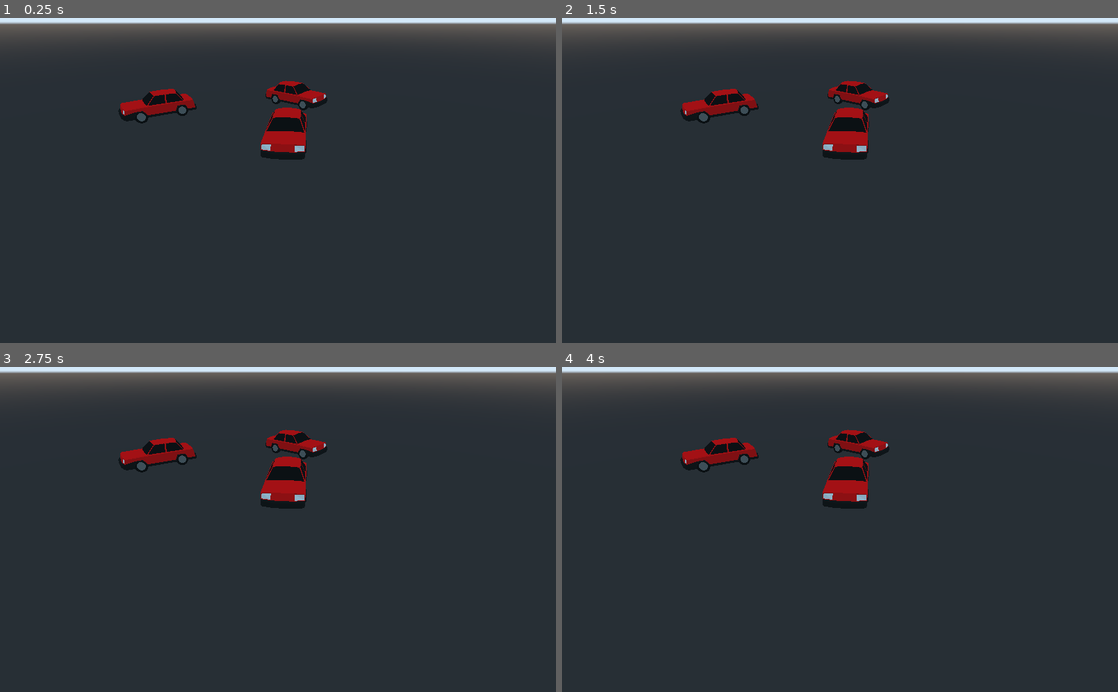
Above: before the commit, frames 1-4 (two rows, left to right).
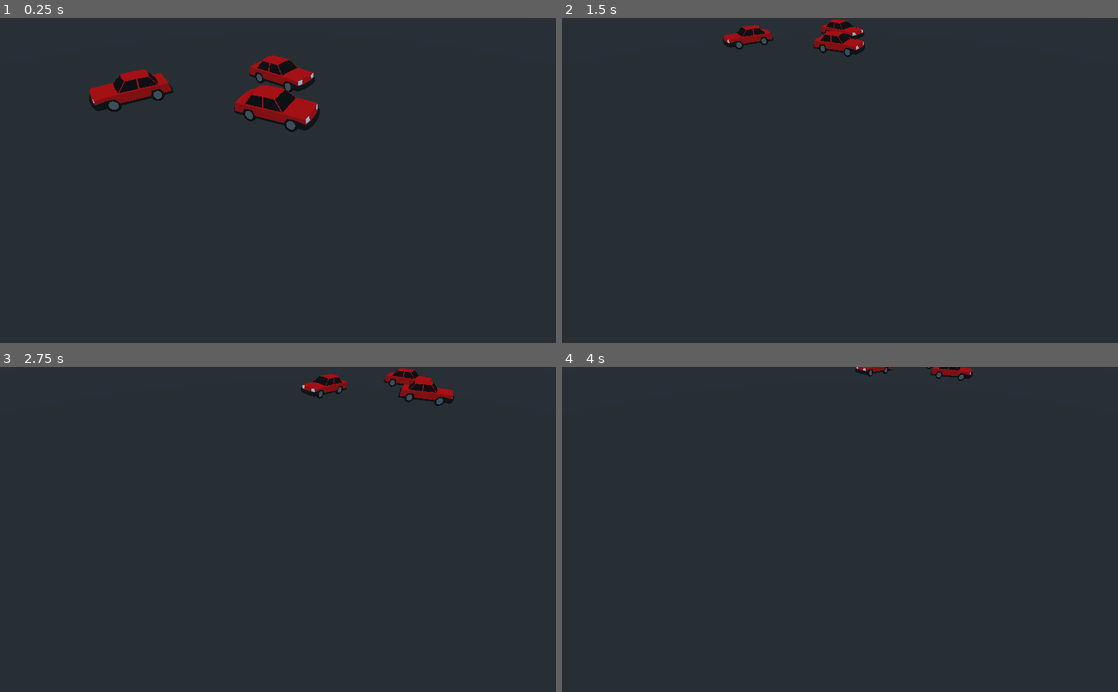
Above: after the commit, the same moments.

Repository: shanart/godot_rts_camera
Game: Godot game, scene res://src/Main.tscn
Same seed, same stepped clock (60 frames per second), same inputs: the game is played once before the commit and once after it.
Inputs:
- Up to frame 1 (0.25 s): no input
- Up to frame 2 (1.5 s): tap Enter at 0.5 s; hold S (camera_backward, bound only after the commit) 0.53-1.28 s; tap W (camera_forward, bound only after the commit) at 0.8, 1.35 s
- Up to frame 3 (2.75 s): tap A (camera_left, bound only after the commit) at 1.55 s; tap Space at 2 s; hold A (camera_left, bound only after the commit) from 2.03 s (still down); tap D (camera_right, bound only after the commit) at 2.3 s
- Up to frame 4 (4 s): release A (camera_left, bound only after the commit) at 2.78 s; tap D (camera_right, bound only after the commit) at 2.85 s; tap S (camera_backward, bound only after the commit) at 3.05 s; tap Enter at 3.5 s; hold S (camera_backward, bound only after the commit) from 3.53 s (still down); tap W (camera_forward, bound only after the commit) at 3.8 s

The runs differ from the first frame. In frame 1, 12% of the frame differs, in the area x 0-100%, y 0-44%; in frame 2, 9.9%; in frame 3, 9.9%; in frame 4, 9.3%.

Commit message:
CU-bcy697 basic WASD camera move

Diff:
--- a/project.godot
+++ b/project.godot
@@ -19,6 +19,29 @@
 run/main_scene="res://src/Main.tscn"
 config/icon="res://Assets/icon.png"
 
+[input]
+
+camera_forward={
+"deadzone": 0.5,
+"events": [ Object(InputEventKey,"resource_local_to_scene":false,"resource_name":"","device":0,"alt":false,"shift":false,"control":false,"meta":false,"command":false,"pressed":false,"scancode":87,"unicode":0,"echo":false,"script":null)
+ ]
+}
+camera_backward={
+"deadzone": 0.5,
+"events": [ Object(InputEventKey,"resource_local_to_scene":false,"resource_name":"","device":0,"alt":false,"shift":false,"control":false,"meta":false,"command":false,"pressed":false,"scancode":83,"unicode":0,"echo":false,"script":null)
+ ]
+}
+camera_left={
+"deadzone": 0.5,
+"events": [ Object(InputEventKey,"resource_local_to_scene":false,"resource_name":"","device":0,"alt":false,"shift":false,"control":false,"meta":false,"command":false,"pressed":false,"scancode":65,"unicode":0,"echo":false,"script":null)
+ ]
+}
+camera_right={
+"deadzone": 0.5,
+"events": [ Object(InputEventKey,"resource_local_to_scene":false,"resource_name":"","device":0,"alt":false,"shift":false,"control":false,"meta":false,"command":false,"pressed":false,"scancode":68,"unicode":0,"echo":false,"script":null)
+ ]
+}
+
 [rendering]
 
 environment/default_environment="res://default_env.tres"
--- a/src/Main.tscn
+++ b/src/Main.tscn
@@ -1,6 +1,7 @@
-[gd_scene load_steps=2 format=2]
+[gd_scene load_steps=3 format=2]
 
 [ext_resource path="res://Assets/Car.fbx" type="PackedScene" id=1]
+[ext_resource path="res://src/rts_camera_controller.gd" type="Script" id=2]
 
 [node name="Main" type="Node"]
 
@@ -10,7 +11,7 @@
 transform = Transform( 1, 0, 0, 0, 1, 0, 0, 0, 1, 0, -4.40854, 0 )
 
 [node name="Car" parent="World/Scene" instance=ExtResource( 1 )]
-transform = Transform( 0.99402, -0.00457737, -0.109101, 0.0048406, 0.999986, 0.00214786, 0.109089, -0.00266316, 0.994028, 0.431242, 4.41437, -3.45322 )
+transform = Transform( 0.428487, -0.00401489, 0.903539, 0.0048406, 0.999986, 0.00214786, -0.903535, 0.00345332, 0.428501, 1.07596, 4.41437, -5.81445 )
 
 [node name="Car2" parent="World/Scene" instance=ExtResource( 1 )]
 transform = Transform( 0.614395, 0, 0.788998, 0, 1, 0, -0.788998, 0, 0.614395, 1.384, 4.41437, -10.8057 )
@@ -19,9 +20,12 @@
 transform = Transform( 0.562127, 0, -0.827051, 0, 1, 0, 0.827051, 0, 0.562127, -8.18078, 4.41437, -8.10098 )
 
 [node name="RTSCameraController" type="Spatial" parent="World"]
+transform = Transform( 1, 0, 0, 0, 1, 0, 0, 0, 1, 1.14271, 0, -0.639184 )
+script = ExtResource( 2 )
+movement_speed = 20.0
 
 [node name="Elevation" type="Spatial" parent="World/RTSCameraController"]
-transform = Transform( 1, 0, 0, 0, 0.827365, 0.561665, 0, -0.561665, 0.827365, 0, 0, 0 )
+transform = Transform( 1, 0, 0, 0, 0.707107, 0.707107, 0, -0.707107, 0.707107, 0, 0, 0 )
 
 [node name="Camera" type="Camera" parent="World/RTSCameraController/Elevation"]
-transform = Transform( 1, 0, 0, 0, 1, 0, 0, 0, 1, 0, 0, 9.564 )
+transform = Transform( 1, 0, 0, 0, 1, 0, 0, 0, 1, 0, 0, 10 )
--- /dev/null
+++ b/src/rts_camera_controller.gd
@@ -0,0 +1,28 @@
+extends Spatial
+
+# EXPORT PARAMS
+export (float, 0, 1000) var movement_speed
+
+# Overwrite functions
+func _process(delta: float) -> void:
+	_move(delta)
+
+# movement functions
+func _move(delta: float) -> void:
+	# initialize velocity vector
+	var velocity = Vector3()
+
+	# populated it
+	if Input.is_action_pressed("camera_forward"):
+		velocity -= transform.basis.z
+	if Input.is_action_pressed("camera_backward"):
+		velocity += transform.basis.z
+	if Input.is_action_pressed("camera_left"):
+		velocity -= transform.basis.x
+	if Input.is_action_pressed("camera_right"):
+		velocity += transform.basis.x
+
+	velocity.normalized()
+
+	# translate
+	translation += velocity * delta * movement_speed
